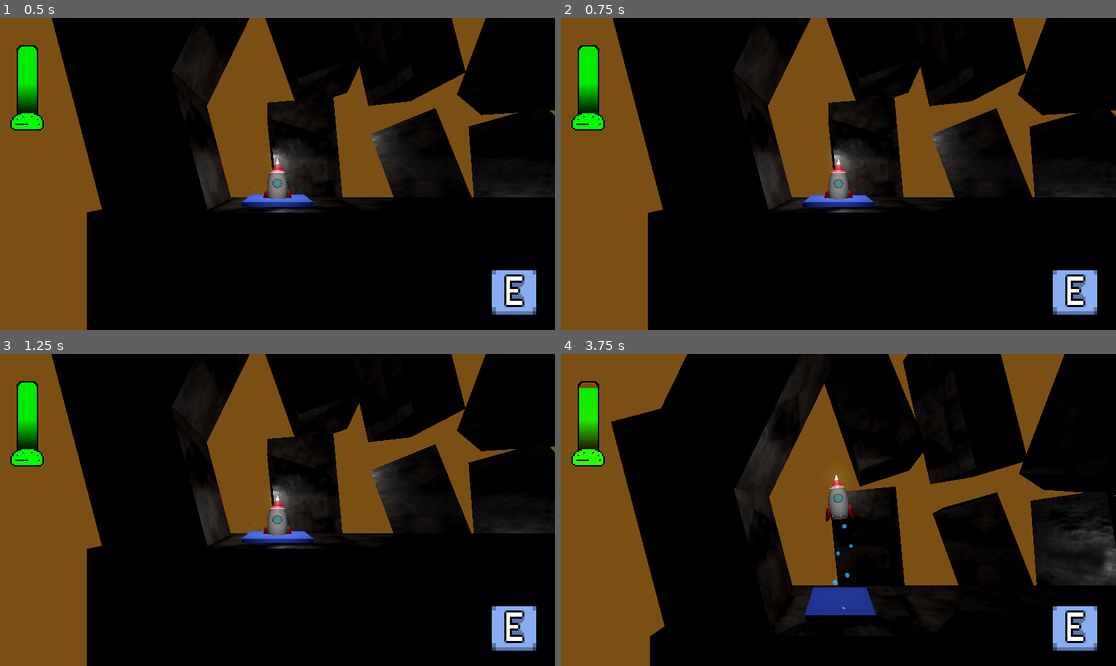
Above: before the commit, frames 1-4 (two rows, left to right).
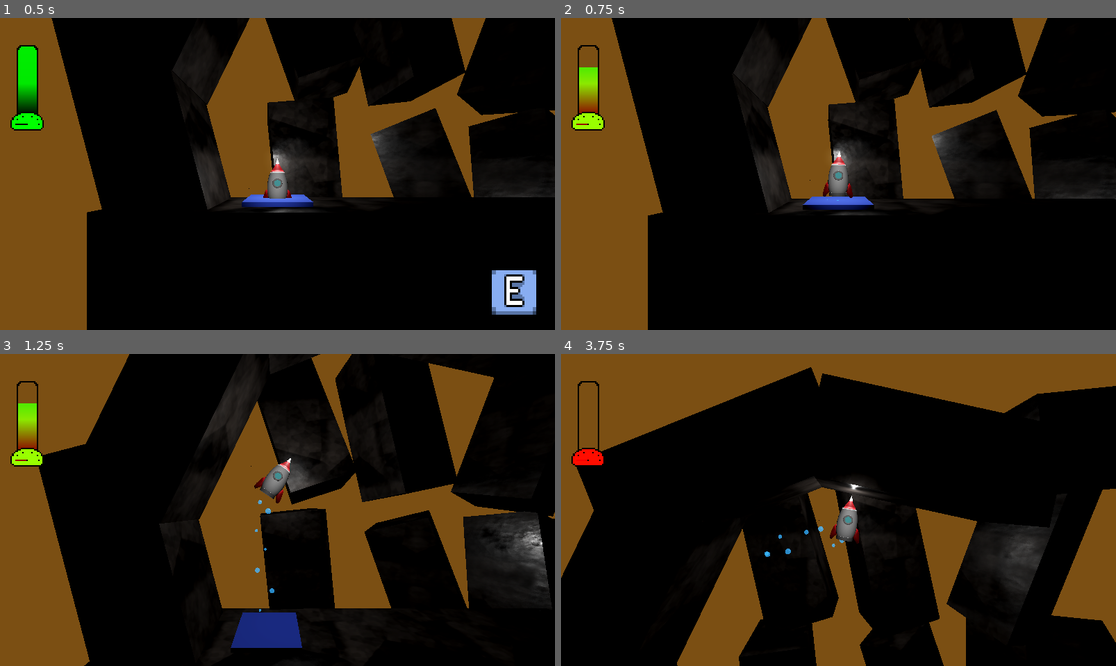
Above: after the commit, the same moments.

Repository: OutwardLightStudio/nexus
Game: Godot game, scene res://levels/level.tscn
The game is run twice, just before and just after one commit, with the same random seed, the same clock (stepped at 60 frames per second) and the same inputs. Sound files missing from this copy of the repository are replaced by a short silence.
Inputs:
- Up to frame 1 (0.5 s): no input
- Up to frame 2 (0.75 s): hold D (rotate_right) from 0.53 s (still down); tap E (boost) at 0.6 s
- Up to frame 3 (1.25 s): keep holding D (rotate_right)
- Up to frame 4 (3.75 s): release D (rotate_right) at 1.28 s; hold A (rotate_left) 1.28-2.03 s; tap E (boost) every 0.75 s from 1.35 to 3.6 s; hold D (rotate_right) 2.03-2.78 s; hold Space (thrust) 2.78-3.53 s; hold A (rotate_left) from 3.53 s (still down)

Frame 1 is identical in both runs. In frame 2, 3.6% of the frame differs, in the area x 2-100%, y 0-96%; in frame 3, 28%; in frame 4, 45%, in the area x 0-100%, y 0-100%.

Commit message:
Now it is fixed

Diff:
--- a/scenes/player/movement_controller.gd
+++ b/scenes/player/movement_controller.gd
@@ -5,7 +5,6 @@
 
 @onready var parent: RocketController = get_parent() as RocketController
 @onready var e_button = get_parent().get_node("E_button")
-
 @export var boost_cooldown_duration: float = 1.0
 
 # Boost-related state
@@ -76,12 +75,12 @@
 func update_boost_cooldown(delta: float) -> void:
 	print("Boost cooldown timer:", boost_cooldown_timer, "Boost enabled:", boost_enabled)
 	if not boost_enabled:
-		boost_cooldown_timer = boost_cooldown_duration
 		boost_cooldown_timer -= delta
 		if boost_cooldown_timer <= 0:
 			boost_cooldown_timer = 0.0
 			boost_enabled = true
 			e_button.visible = true
+
 
 # Boost-related methods
 func can_activate_boost() -> bool:
@@ -98,6 +97,7 @@
 	boost_enabled = false
 	e_button.visible = false
 	boost_timer = parent.boost_duration
+	boost_cooldown_timer = boost_cooldown_duration
 
 	consume_boost_fuel()
 	boost_activated.emit()
